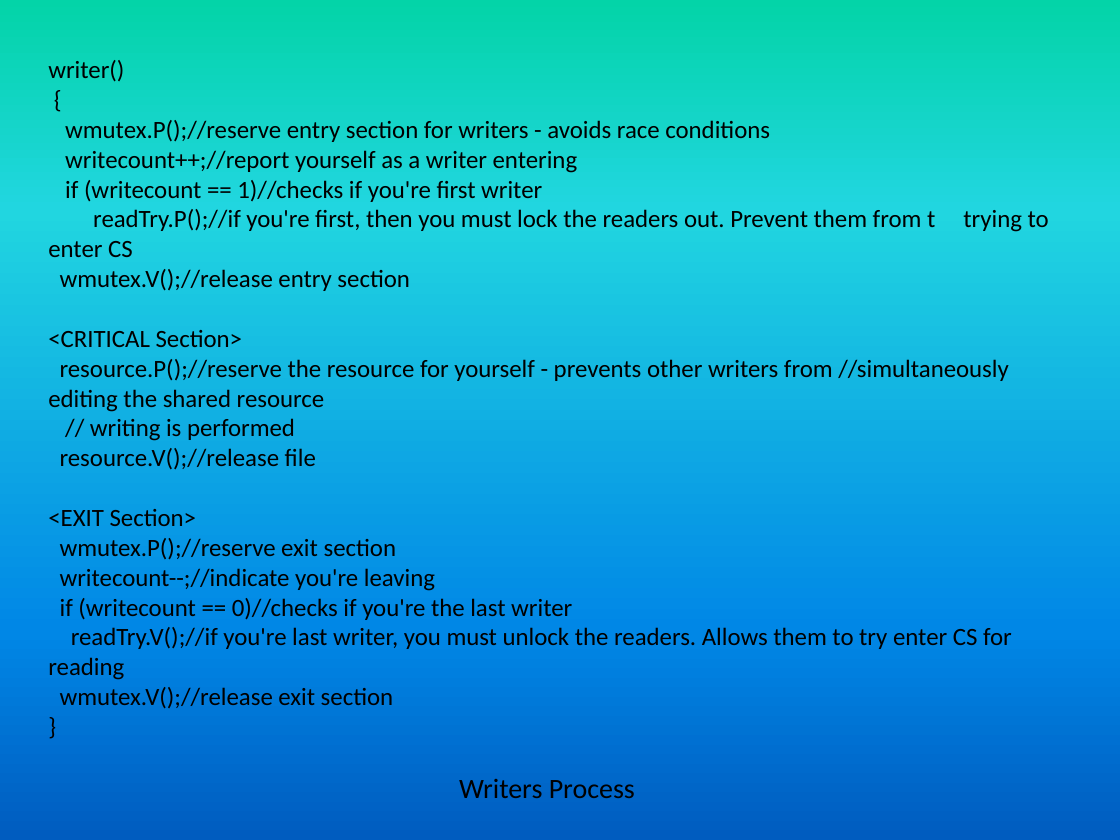
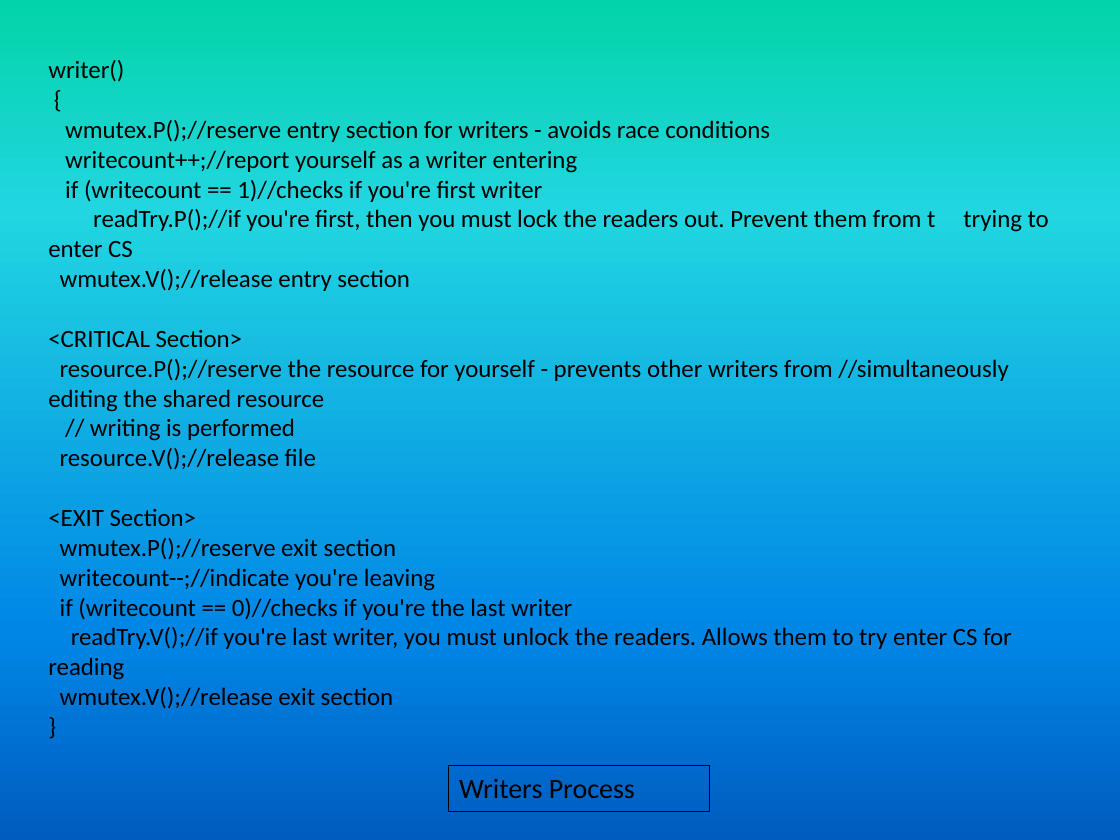
Before and after one commit to girishsukukumar/RTOS, a slide deck: slide 23 of RTOS-13 synchronization.pptx. Drawn at 1120x840 pixels with LibreOffice and Linux fonts; fonts in the diff are those of the drawing. Boxes give left, top, right and bottom in pixels: in the first picture for what was removed or moved away, otherwise in the second. Text is boxed around its words. In the diff, an @@ line names an element or a change of style, - is before the commit and + after.

```diff
--- a/RTOS-13 synchronization.pptx
+++ b/RTOS-13 synchronization.pptx
@@ rectangle "Writers Process": place and size @@
-rectangle "Writers Process" at [459, 779, 635, 798]
+rectangle "Writers Process" at [448, 765, 709, 812]
@@ rectangle "Writers Process" at [448, 765, 709, 812]: outline none to #000000 0.75 pt @@
```
Also in this commit, not shown: 3 other slides changed, 12 slides added, 4 slides removed.
